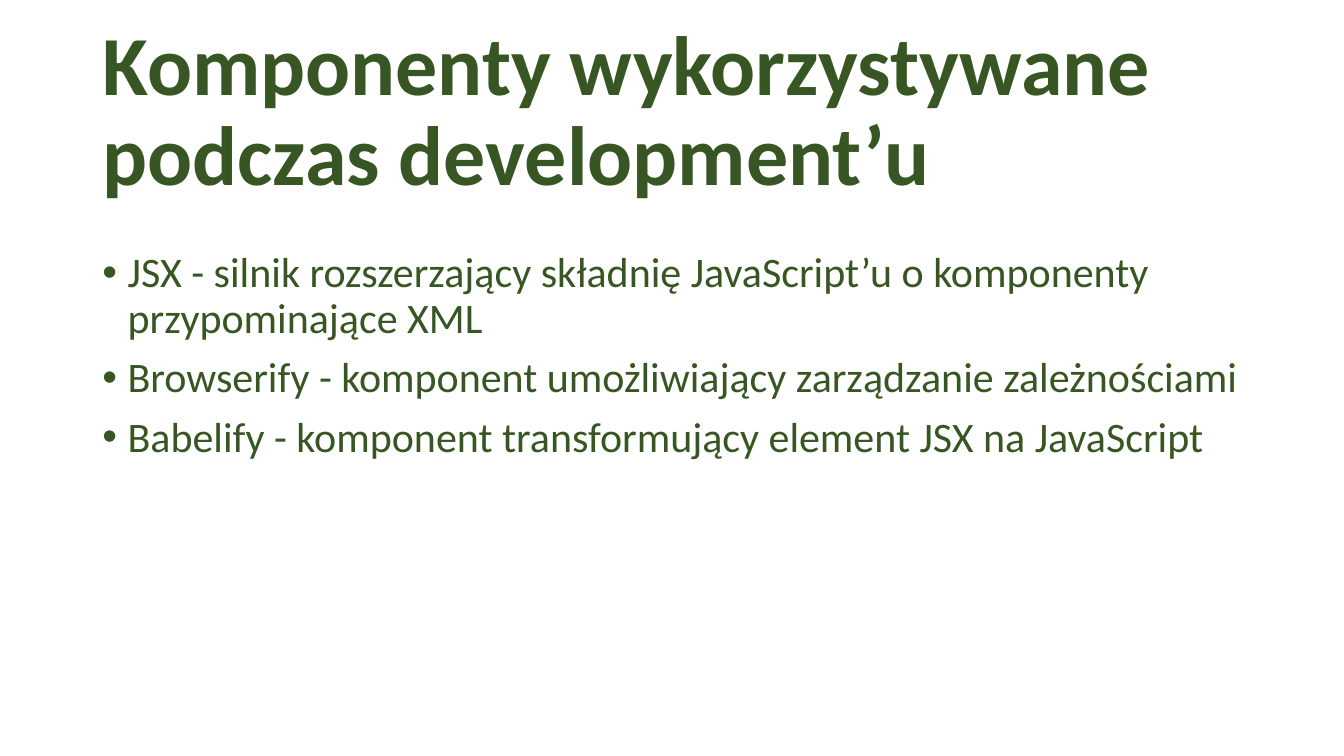
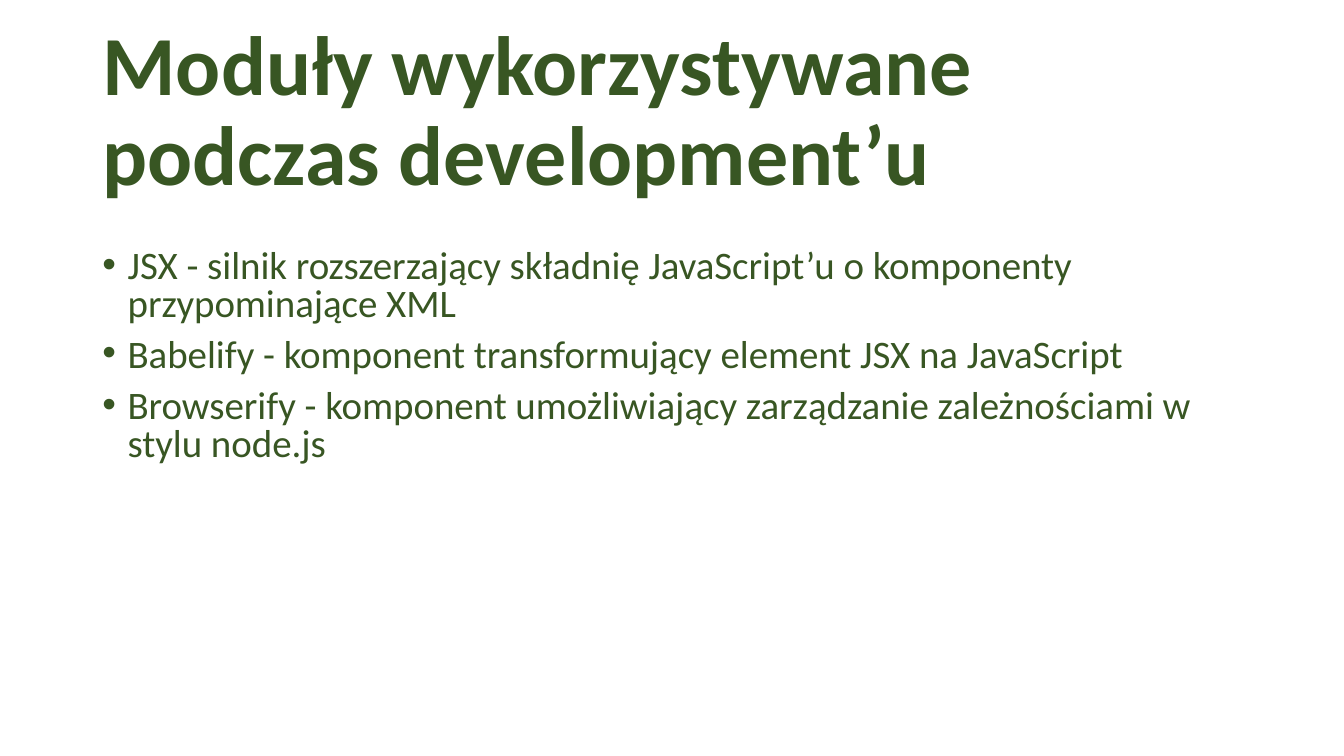
Before and after one commit to tim91/technologies-example, a slide deck: slide 4 of reactJS/Prezentacja.pptx. Drawn at 1344x756 pixels with LibreOffice and Linux fonts; fonts in the diff are those of the drawing; background and template pictures are left out. Boxes give left, top, right and bottom in pixels: in the first picture for what was removed or moved away, otherwise in the second. Text is boxed around its words. In the diff, an @@ line names an element or a change of style, - is before the commit and + after.

```diff
--- a/reactJS/Prezentacja.pptx
+++ b/reactJS/Prezentacja.pptx
@@ title at (102,36,972,199): text changed @@
-Komponenty wykorzystywane podczas development’u
+Moduły wykorzystywane podczas development’u
@@ text at (128,252,1123,375): size 30 to 27.8 pt in "JSX - silnik rozszerzający składnię JavaScript’u o ...", "Babelify - komponent transformujący element JSX na ..."; line spacing 0.9 to 0.8 @@
@@ text at (128,363,1237,399): paragraph removed @@
-• Browserify - komponent umożliwiający zarządzanie zależnościami
@@ text at (128,392,1191,464): paragraph added @@
+• Browserify - komponent umożliwiający zarządzanie zależnościami w stylu node.js
```
Also in this commit, not shown: 3 other slides changed, 1 slide added, 13 other files.
